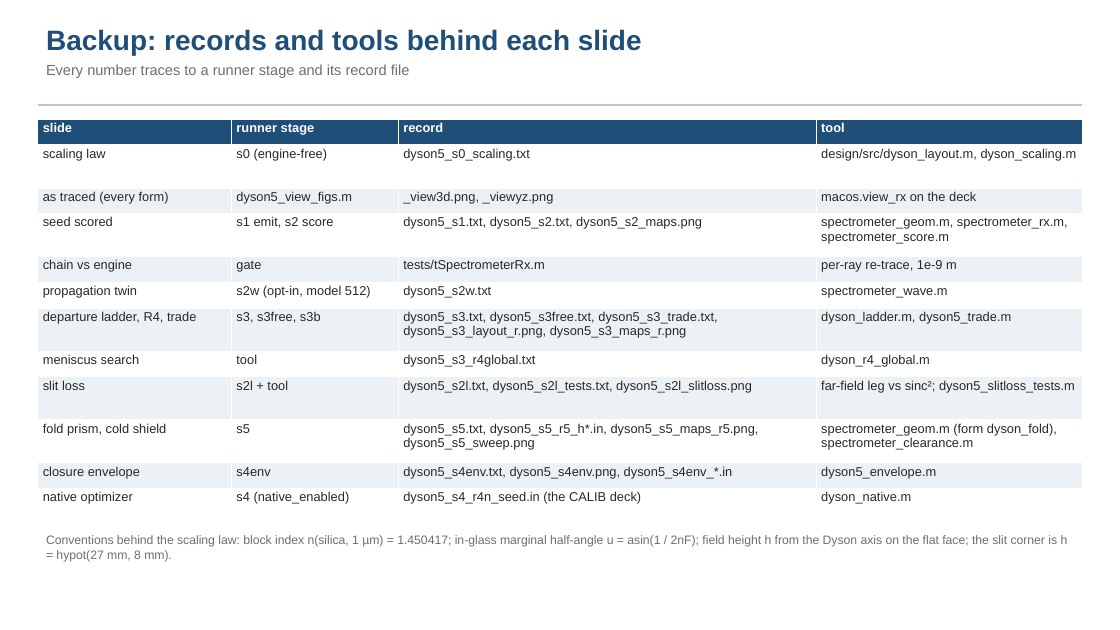
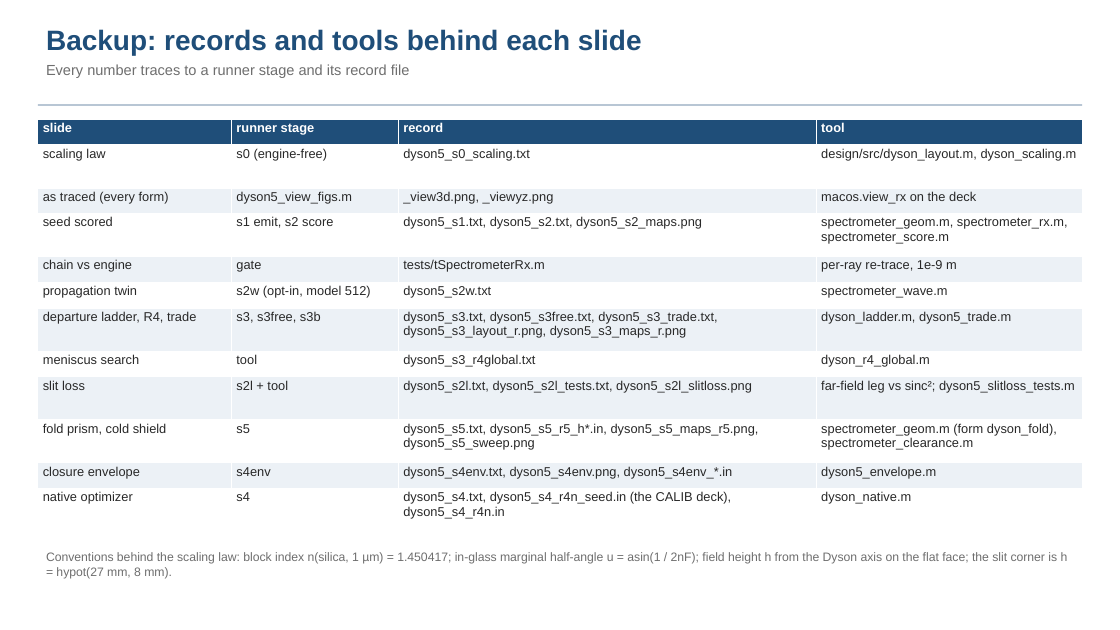
Before and after one commit to nasa-jpl/macos, a slide deck: slide 29 of demo_session/deck_dyson.pptx. Drawn at 1120x630 pixels with LibreOffice and Linux fonts; fonts in the diff are those of the drawing. Boxes give left, top, right and bottom in pixels: in the first picture for what was removed or moved away, otherwise in the second. Text is boxed around its words. In the diff, an @@ line names an element or a change of style, - is before the commit and + after.

```diff
--- a/demo_session/deck_dyson.pptx
+++ b/demo_session/deck_dyson.pptx
@@ table at bbox=[38, 119, 1083, 532] @@
-row 12, column 2: s4 (native_enabled)
+row 12, column 2: s4
-row 12, column 3: dyson5_s4_r4n_seed.in (the CALIB deck)
+row 12, column 3: dyson5_s4.txt, dyson5_s4_r4n_seed.in (the CALIB deck), dyson5_s4_r4n.in
@@ text "Conventions behind the scaling law: ...": place and size @@
-text "Conventions behind the scaling law: ..." at bbox=[46, 535, 1068, 562]
+text "Conventions behind the scaling law: ..." at bbox=[46, 552, 1068, 579]
```
Also in this commit, not shown: 3 other slides changed, 7 other files.
